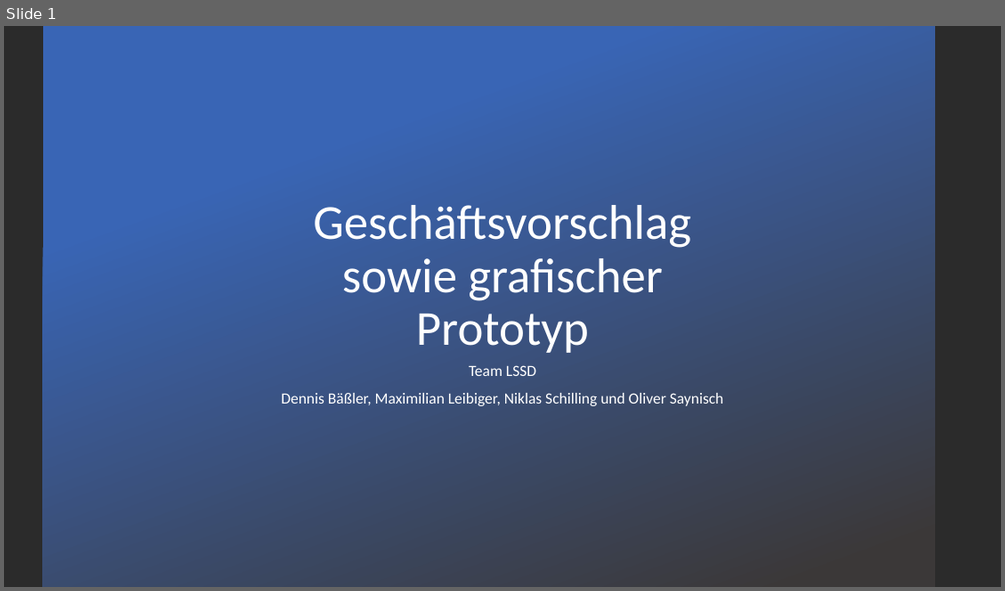
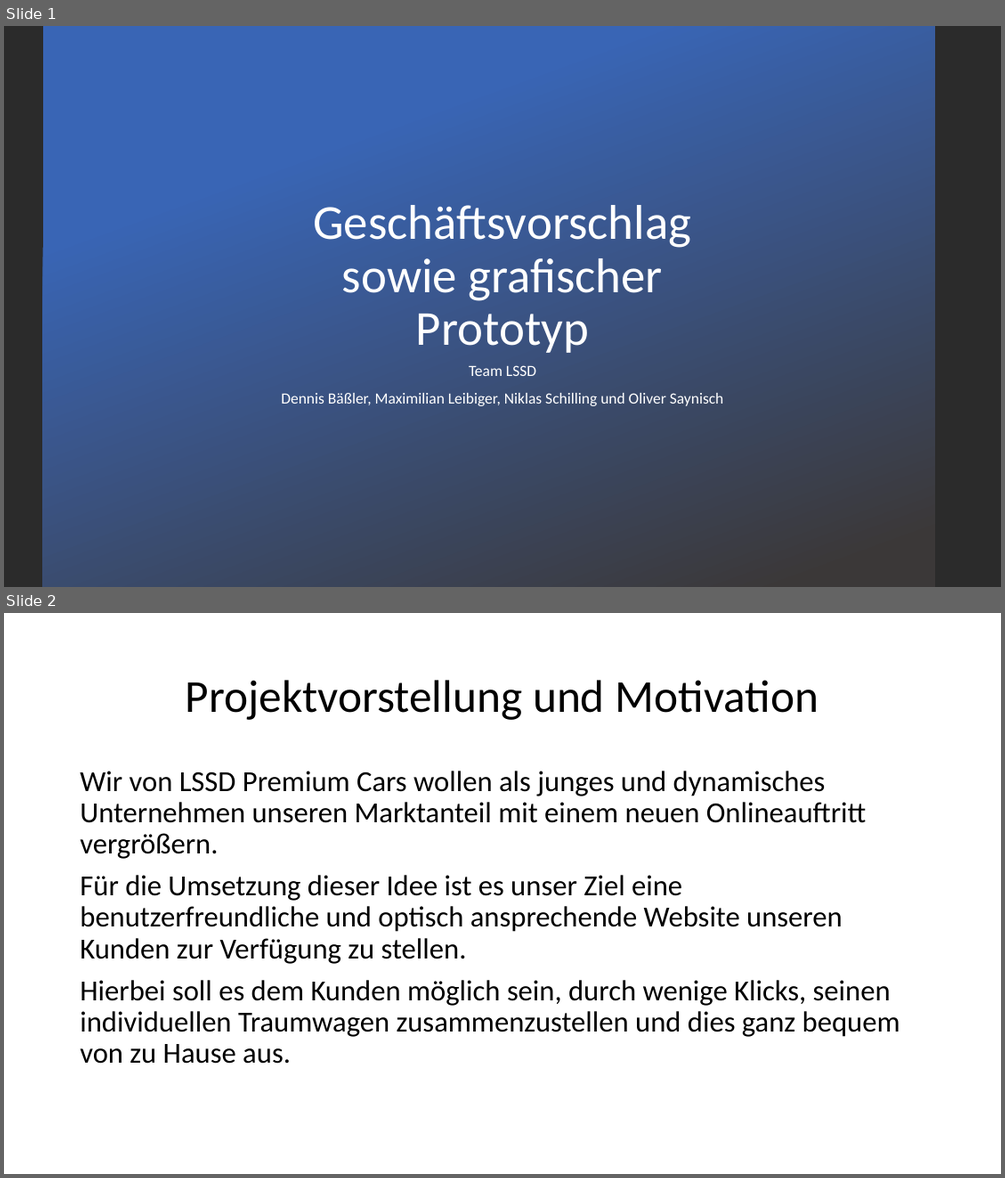
Before and after one commit to Sick0123/Pr_webAnw2, a slide deck: Geschäftsvorschlag sowie grafischer Prototyp.pptx. Shown one above the other, each under a label of ours: slide 1 before the commit, slides 1 and 2 after it. The pictures are 1005x591 and 1005x1178 pixels, drawn with LibreOffice and Linux fonts; fonts in the diff are those of the drawing; background and template pictures are left out; a plain dark background stands for a picture behind light text. Boxes give left, top, right and bottom in pixels: in the first picture for what was removed or moved away, otherwise in the second. Text is boxed around its words. In the diff, an @@ line names an element or a change of style, - is before the commit and + after.

```diff
--- a/Geschäftsvorschlag sowie grafischer Prototyp.pptx
+++ b/Geschäftsvorschlag sowie grafischer Prototyp.pptx
@@ slide 2 added at (x1=4, y1=613, x2=1001, y2=1174), background #FFFFFF @@
@@ title added at (x1=186, y1=680, x2=819, y2=720), 44 pt, text #000000 @@
+Projektvorstellung und Motivation
@@ text added at (x1=80, y1=771, x2=900, y2=1063), 28 pt, text #000000 @@
+Wir von LSSD Premium Cars wollen als junges und dynamisches Unternehmen unseren Marktanteil mit einem neuen Onlineauftritt vergrößern.
+Für die Umsetzung dieser Idee ist es unser Ziel eine benutzerfreundliche und optisch ansprechende Website unseren Kunden zur Verfügung zu stellen.
+Hierbei soll es dem Kunden möglich sein, durch wenige Klicks, seinen individuellen Traumwagen zusammenzustellen und dies ganz bequem von zu Hause aus.
```
Also in this commit, not shown: 12 other slides added, 7 slides removed, 2 other files.
